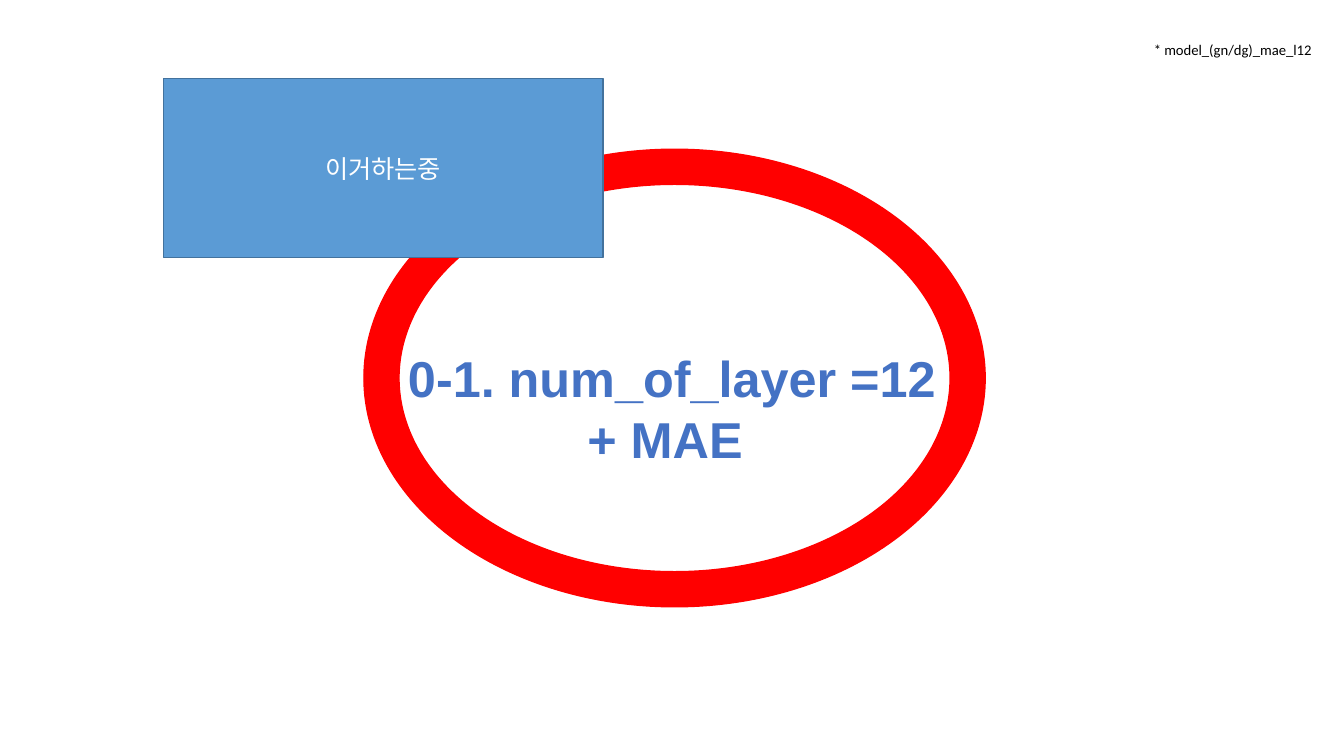
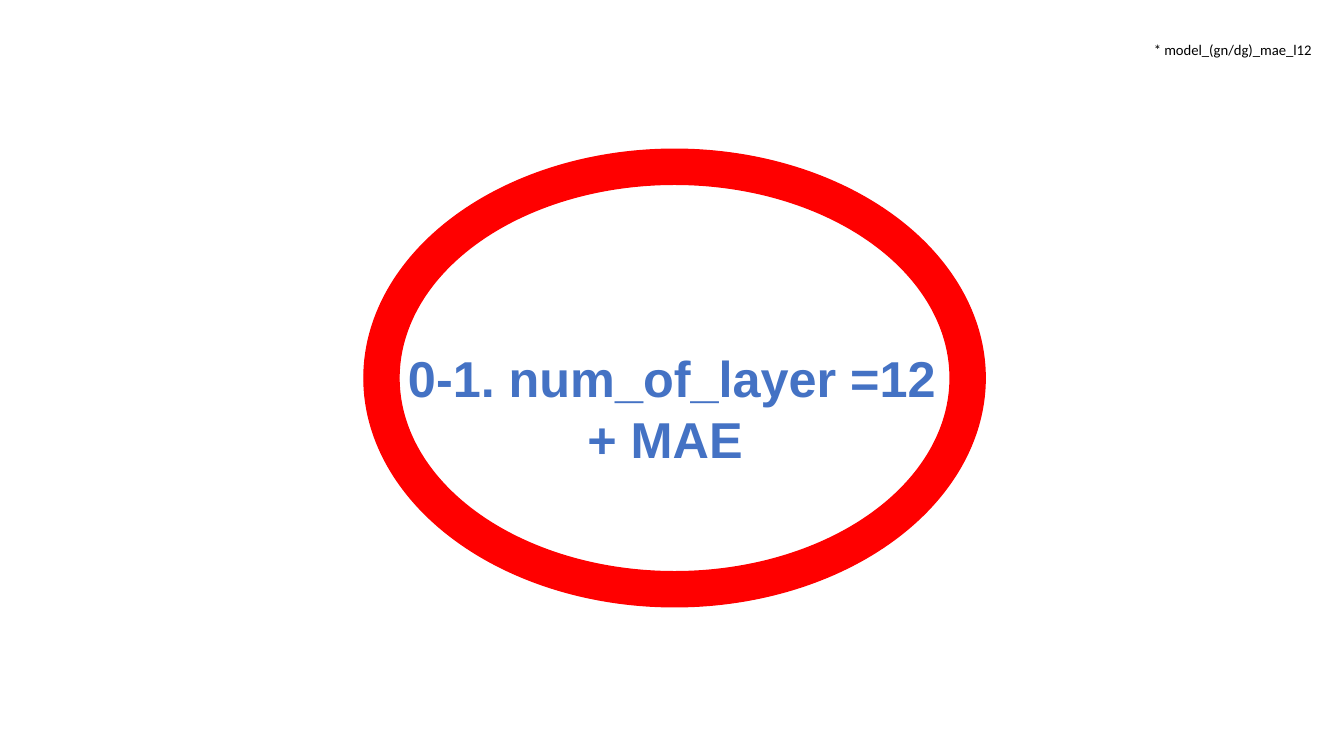
Before and after one commit to JEONGMIN0000/TrainDataCreater_LSTM, a slide deck: slide 8 of ParallelLSTM/result/성능개선 3 대곡교.pptx. Drawn at 1344x756 pixels with LibreOffice and Linux fonts; fonts in the diff are those of the drawing. Boxes give left, top, right and bottom in pixels: in the first picture for what was removed or moved away, otherwise in the second. Text is boxed around its words. In the diff, an @@ line names an element or a change of style, - is before the commit and + after.

```diff
--- a/ParallelLSTM/result/성능개선 3 대곡교.pptx
+++ b/ParallelLSTM/result/성능개선 3 대곡교.pptx
@@ rectangle removed at (163, 79, 603, 258) @@
-이거하는중
```
Also in this commit, not shown: 11 other slides changed, 3 other files.
